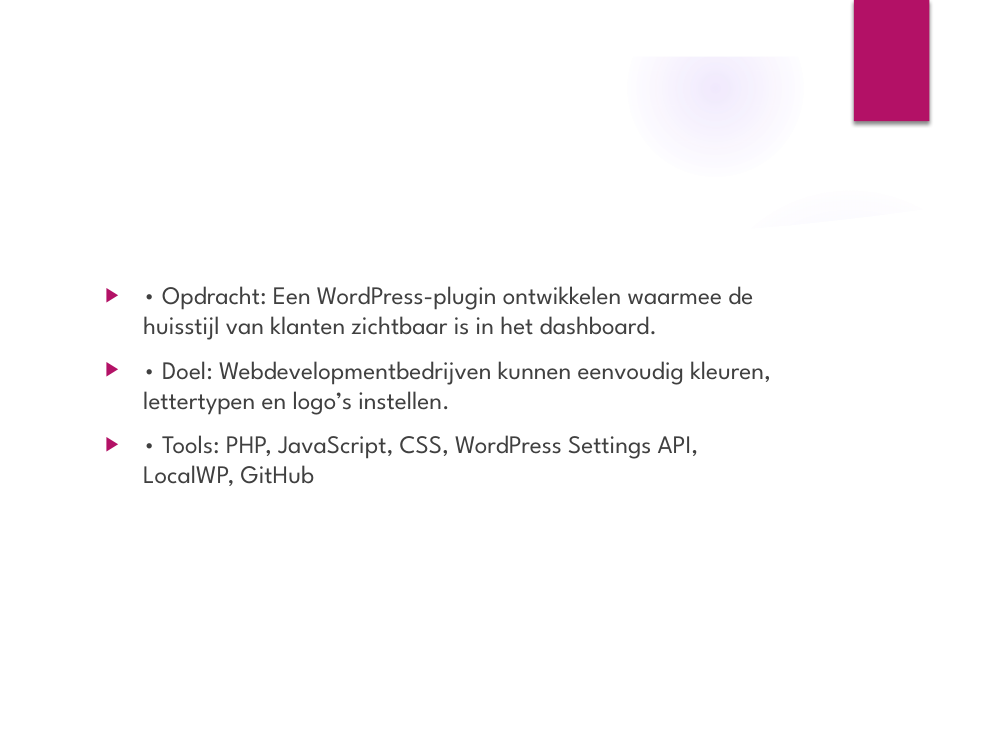
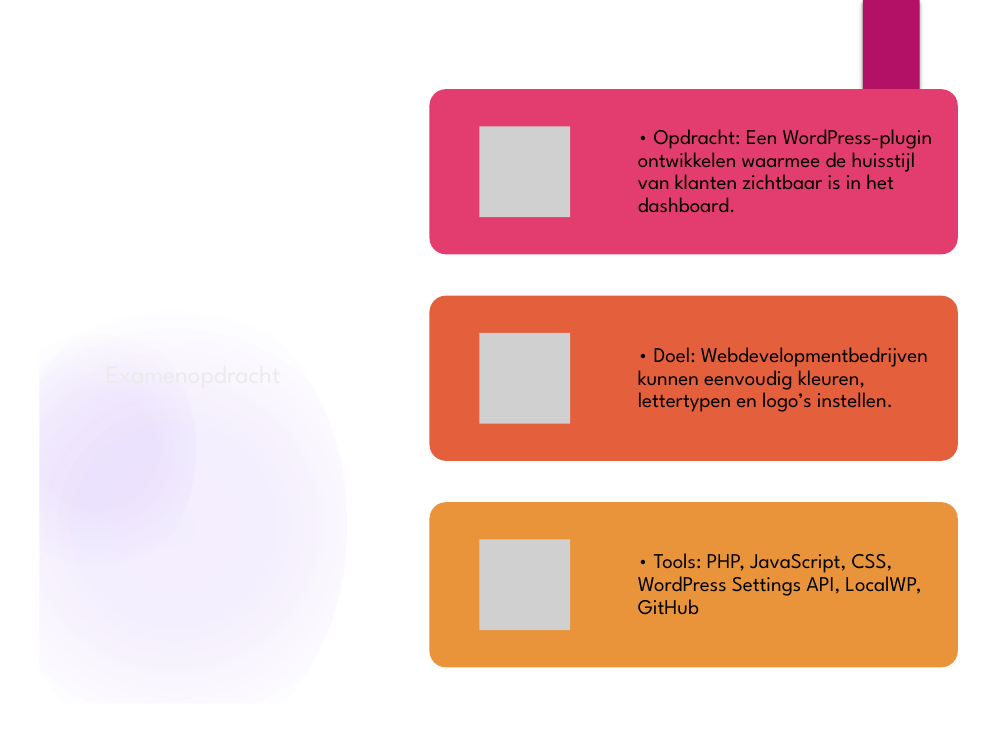
Before and after one commit to Farell17/stageportfolio, a slide deck: slide 4 of Examenpresentatie_WordPress_Plugin.pptx. Drawn at 1008x756 pixels with LibreOffice and Linux fonts; fonts in the diff are those of the drawing; grey boxes stand for pictures; background and template pictures are left out. Boxes give left, top, right and bottom in pixels: in the first picture for what was removed or moved away, otherwise in the second. Text is boxed around its words. In the diff, an @@ line names an element or a change of style, - is before the commit and + after.

Commit message:
update

```diff
--- a/Examenpresentatie_WordPress_Plugin.pptx
+++ b/Examenpresentatie_WordPress_Plugin.pptx
@@ group added at (x1=0, y1=0, x2=1008, y2=756): 3 freeform shapes, 2 ellipses, 1 rectangle @@
@@ rectangle added at (x1=863, y1=0, x2=919, y2=126), fill #B31166 @@
@@ title "Examenopdracht" at (x1=96, y1=107, x2=339, y2=640): size 32 to 18 pt, text colour #FFFFFF to #EBEBEB @@
@@ freeform shape removed at (x1=700, y1=176, x2=965, y2=255) @@
@@ text removed at (x1=143, y1=286, x2=771, y2=486) @@
-▶ • Opdracht: Een WordPress-plugin ontwikkelen waarmee de huisstijl van klanten zichtbaar is in het dashboard.
-▶ • Doel: Webdevelopmentbedrijven kunnen eenvoudig kleuren, lettertypen en logo’s instellen.
-▶ • Tools: PHP, JavaScript, CSS, WordPress Settings API, LocalWP, GitHub
@@ group added at (x1=429, y1=89, x2=958, y2=667): 3 rounded rectangles, 3 pictures, 3 texts @@
+• Opdracht: Een WordPress-plugin ontwikkelen waarmee de huisstijl van klanten zichtbaar is in het dashboard.
+• Doel: Webdevelopmentbedrijven kunnen eenvoudig kleuren, lettertypen en logo’s instellen.
+• Tools: PHP, JavaScript, CSS, WordPress Settings API, LocalWP, GitHub
```
Also in this commit, not shown: 5 other slides changed, 11 slides added, 1 slide removed.
